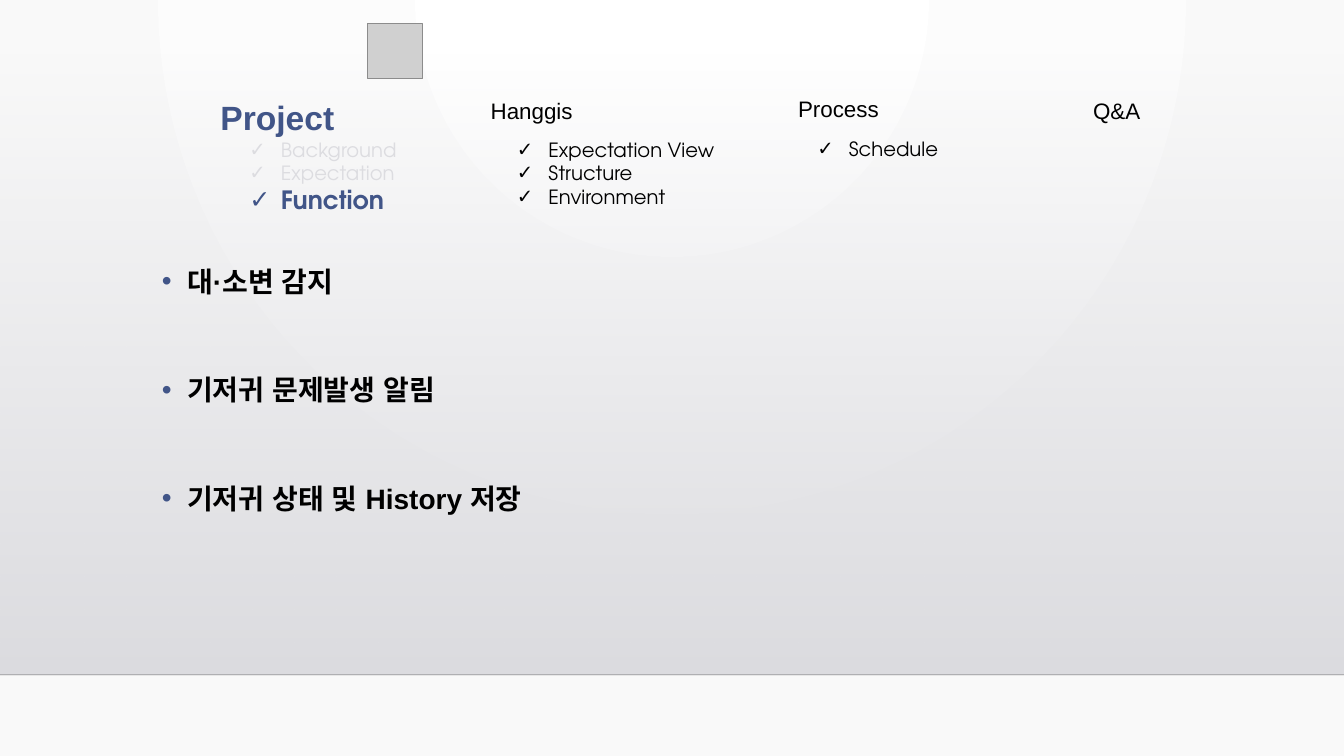
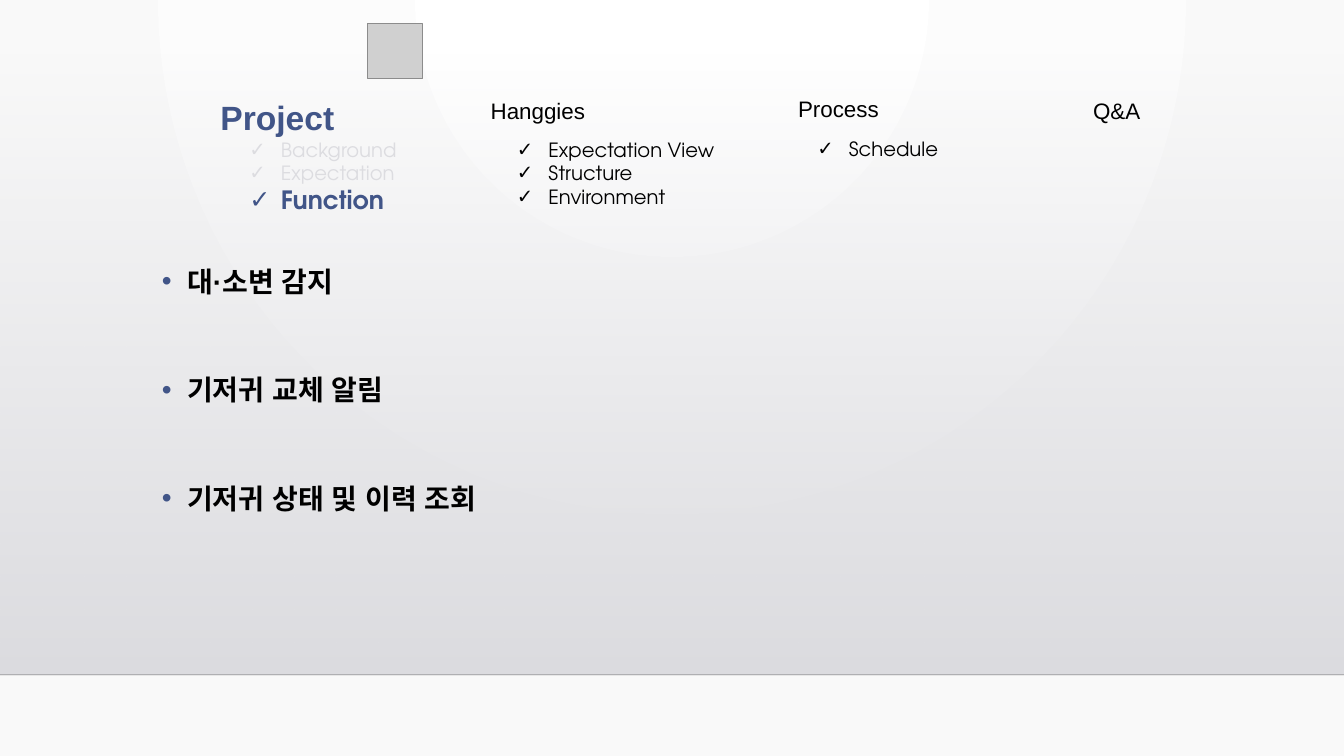
Before and after one commit to J0minsu/Hanggies, a slide deck: slide 4 of Minsu/제안서 발표 PPT.pptx. Drawn at 1344x756 pixels with LibreOffice and Linux fonts; fonts in the diff are those of the drawing; grey boxes stand for pictures; background and template pictures are left out. Boxes give left, top, right and bottom in pixels: in the first picture for what was removed or moved away, otherwise in the second. Text is boxed around its words. In the diff, an @@ line names an element or a change of style, - is before the commit and + after.

```diff
--- a/Minsu/제안서 발표 PPT.pptx
+++ b/Minsu/제안서 발표 PPT.pptx
@@ text at (491, 102, 585, 124): text changed @@
-Hanggis
+Hanggies
@@ text at (187, 376, 477, 512): text changed @@
-• 기저귀 문제발생 알림
-• 기저귀 상태 및 History 저장
+• 기저귀 교체 알림
+• 기저귀 상태 및 이력 조회
```
Also in this commit, not shown: 9 other slides changed.
